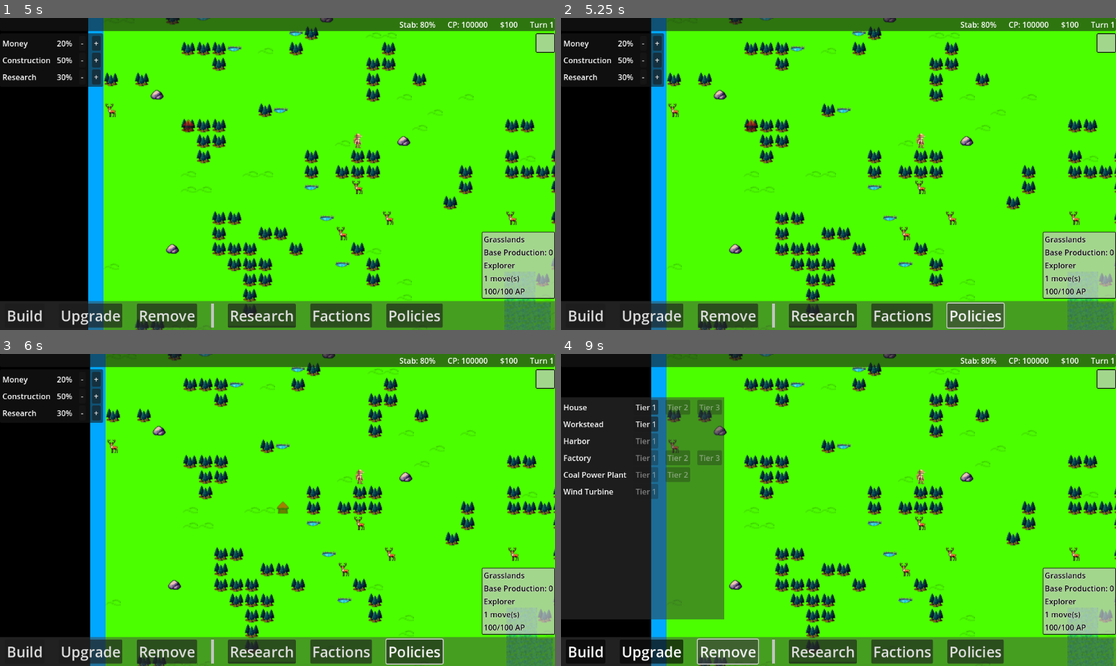
Above: before the commit, frames 1-4 (two rows, left to right).
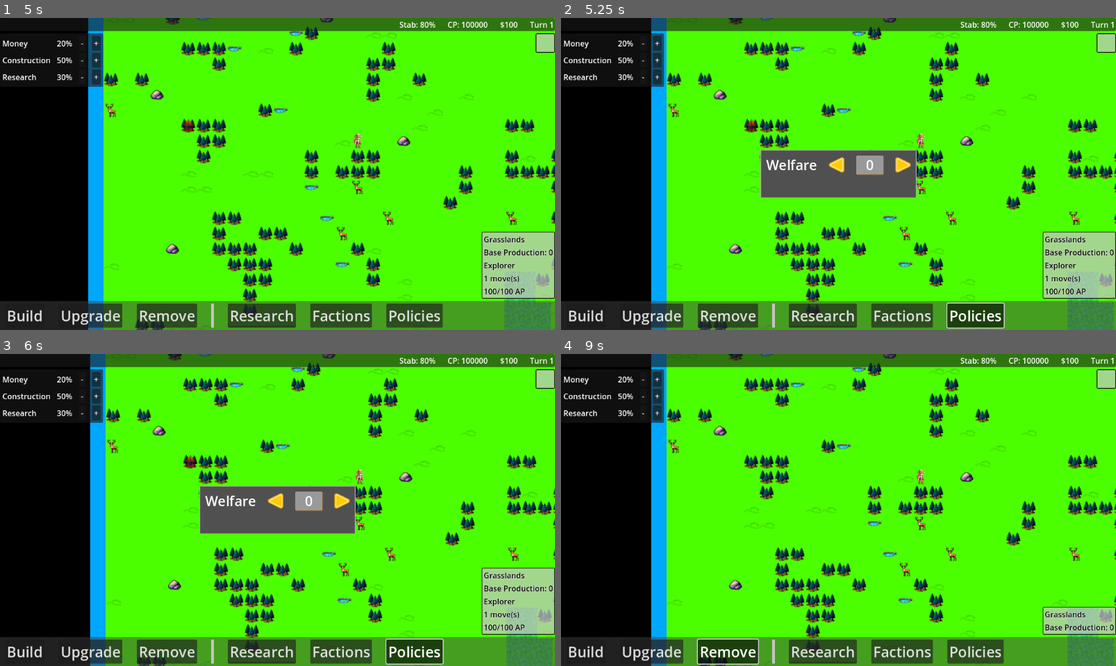
Above: after the commit, the same moments.

Repository: Griiimon/Tides-of-Industry
Game: Godot game, scene res://game.tscn
Same seed, same stepped clock (60 frames per second), same inputs: the game is played once before the commit and once after it.
Inputs (mouse positions are in pixels of both pictures, inside the frame that each line leads up to):
- Up to frame 1 (5 s): tap Enter (next_turn) at 0.5, 2.1 s; move the mouse to (399, 158) at 0.52 s; hold Right (ui_right) 0.53-1.28 s; tap B (build_mode) at 0.6 s; click (399, 158) at 0.67 s; move the mouse to (166, 189) at 1.27 s; hold Down (ui_down) 1.28-2.03 s; tap Space (end_unit_turn) at 1.35 s; click (166, 189) at 1.42 s; move the mouse to (333, 105) at 2.02 s; hold Right (ui_right) 2.03-2.78 s; click (333, 105) at 2.17 s; move the mouse to (249, 236) at 2.77 s; hold Up (ui_up) 2.78-3.53 s; tap Page Up (zoom_in) at 2.85 s; click (249, 236) at 2.92 s; move the mouse to (444, 220) at 3.52 s; hold Left (ui_left) from 3.53 s (still down); tap Page Down (zoom_out) at 3.6 s; click (444, 220) at 3.67 s; move the mouse to (111, 127) at 4.27 s; tap H at 4.35 s; click (111, 127) at 4.42 s
- Up to frame 2 (5.25 s): release Left (ui_left) at 5 s; click "Policies" at 5 s
- Up to frame 3 (6 s): click (277, 500) at 5.77 s
- Up to frame 4 (9 s): click (905, 500) at 6.52 s; click "Build" at 7.25 s; click "Upgrade" at 8 s; click "Remove" at 8.75 s

Frame 1 is identical in both runs. In frame 2, 4.9% of the frame differs, in the area x 35-80%, y 42-100%; in frame 3, 4.4%; in frame 4, 23%, in the area x 0-100%, y 4-100%.

Commit message:
updates

Diff:
--- /dev/null
+++ b/core/resources/empire/policies/base_policy.gd
@@ -0,0 +1,49 @@
+class_name BasePolicy
+extends NamedResource
+
+@export_storage var level: int= 0
+
+
+
+func get_explorer_bonus_los()-> int:
+	return 0
+
+
+func get_money_ratio_converted_to_stability()-> float:
+	return 0.0
+
+
+func get_research_event_chance()-> float:
+	return 0.0
+
+
+func get_research_speed_bonus()-> float:
+	return 0.0
+
+
+func get_religious_buildings_stability_bonus()-> float:
+	return 0.0
+
+
+func get_factory_productivity_bonus()-> float:
+	return 0.0
+
+
+func get_general_chance()-> float:
+	return 0.0
+
+
+func get_explorer_chance()-> float:
+	return 0.0
+
+
+func get_engineer_chance()-> float:
+	return 0.0
+
+
+func get_prophet_chance()-> float:
+	return 0.0
+
+
+func get_progression_points_bonus()-> float:
+	return 0.0
--- /dev/null
+++ b/core/resources/empire/policies/welfare_policy.gd
@@ -0,0 +1,7 @@
+class_name WelfarePolicy
+extends BasePolicy
+
+
+
+func get_money_ratio_converted_to_stability()-> float:
+	return level * 0.1
--- /dev/null
+++ b/core/ui/action_bar_button_group.tres
@@ -0,0 +1,4 @@
+[gd_resource type="ButtonGroup" format=3 uid="uid://bjdf754xu51fy"]
+
+[resource]
+allow_unpress = true
--- a/core/ui/action_bar_panel_container.gd
+++ b/core/ui/action_bar_panel_container.gd
@@ -7,10 +7,13 @@
 signal close_research_list
 signal upgrade
 signal cancel_upgrade
+signal open_policies
+signal close_policies
 
 @onready var build_button: Button = %"Build Button"
 @onready var research_button: Button = %"Research Button"
 @onready var research_progress_bar: ProgressBar = %"Research ProgressBar"
+@onready var policies_button: Button = %"Policies Button"
 
 
 
@@ -50,3 +53,10 @@
 		upgrade.emit()
 	else:
 		cancel_upgrade.emit()
+
+
+func _on_policies_button_toggled(toggled_on: bool) -> void:
+	if toggled_on:
+		open_policies.emit()
+	else:
+		close_policies.emit()
--- a/core/ui/action_bar_panel_container.tscn
+++ b/core/ui/action_bar_panel_container.tscn
@@ -1,6 +1,7 @@
-[gd_scene load_steps=5 format=3 uid="uid://iavwu0hw23ri"]
+[gd_scene load_steps=6 format=3 uid="uid://iavwu0hw23ri"]
 
 [ext_resource type="Script" path="res://core/ui/action_bar_panel_container.gd" id="1_qdcb5"]
+[ext_resource type="ButtonGroup" uid="uid://bjdf754xu51fy" path="res://core/ui/action_bar_button_group.tres" id="2_g2xsr"]
 
 [sub_resource type="StyleBoxFlat" id="StyleBoxFlat_vaqmo"]
 bg_color = Color(0.254902, 0.254902, 0.254902, 0.513726)
@@ -40,17 +41,21 @@
 layout_mode = 2
 theme_override_font_sizes/font_size = 30
 toggle_mode = true
+button_group = ExtResource("2_g2xsr")
 text = "Build"
 
 [node name="Upgrade Button" type="Button" parent="MarginContainer/HBoxContainer"]
 layout_mode = 2
 theme_override_font_sizes/font_size = 30
 toggle_mode = true
+button_group = ExtResource("2_g2xsr")
 text = "Upgrade"
 
 [node name="Remove Button" type="Button" parent="MarginContainer/HBoxContainer"]
 layout_mode = 2
 theme_override_font_sizes/font_size = 30
+toggle_mode = true
+button_group = ExtResource("2_g2xsr")
 text = "Remove"
 
 [node name="VSeparator" type="VSeparator" parent="MarginContainer/HBoxContainer"]
@@ -62,6 +67,7 @@
 layout_mode = 2
 theme_override_font_sizes/font_size = 30
 toggle_mode = true
+button_group = ExtResource("2_g2xsr")
 text = "Research"
 
 [node name="Research ProgressBar" type="ProgressBar" parent="MarginContainer/HBoxContainer/Research Button"]
@@ -81,13 +87,19 @@
 [node name="Factions Button" type="Button" parent="MarginContainer/HBoxContainer"]
 layout_mode = 2
 theme_override_font_sizes/font_size = 30
+toggle_mode = true
+button_group = ExtResource("2_g2xsr")
 text = "Factions"
 
 [node name="Policies Button" type="Button" parent="MarginContainer/HBoxContainer"]
+unique_name_in_owner = true
 layout_mode = 2
 theme_override_font_sizes/font_size = 30
+toggle_mode = true
+button_group = ExtResource("2_g2xsr")
 text = "Policies"
 
 [connection signal="toggled" from="MarginContainer/HBoxContainer/Build Button" to="." method="_on_build_button_toggled"]
 [connection signal="toggled" from="MarginContainer/HBoxContainer/Upgrade Button" to="." method="_on_upgrade_button_toggled"]
 [connection signal="toggled" from="MarginContainer/HBoxContainer/Research Button" to="." method="_on_research_button_toggled"]
+[connection signal="toggled" from="MarginContainer/HBoxContainer/Policies Button" to="." method="_on_policies_button_toggled"]
--- /dev/null
+++ b/core/ui/policies_popup.gd
@@ -0,0 +1,12 @@
+class_name PoliciesPopupPanel
+extends PopupPanel
+
+
+
+func open():
+	update()
+	popup()
+
+
+func update():
+	pass
--- /dev/null
+++ b/core/ui/policies_popup.tscn
@@ -0,0 +1,38 @@
+[gd_scene load_steps=5 format=3 uid="uid://ch32vsl0hx06k"]
+
+[ext_resource type="PackedScene" uid="uid://dhdw51mgjpr5t" path="res://core/ui/switch element/my_policy_switcher.tscn" id="1_2uf4x"]
+[ext_resource type="Script" path="res://core/ui/policies_popup.gd" id="1_6hitr"]
+[ext_resource type="Resource" uid="uid://d3rwicbd1kvpc" path="res://data/policies/welfare.tres" id="2_mc5ui"]
+
+[sub_resource type="StyleBoxFlat" id="StyleBoxFlat_5mvyj"]
+bg_color = Color(0.314316, 0.314316, 0.314316, 1)
+border_width_left = 2
+border_width_top = 2
+border_width_right = 2
+border_width_bottom = 2
+border_blend = true
+
+[node name="Policies Popup" type="PopupPanel"]
+initial_position = 2
+size = Vector2i(209, 100)
+visible = true
+always_on_top = true
+theme_override_styles/panel = SubResource("StyleBoxFlat_5mvyj")
+script = ExtResource("1_6hitr")
+
+[node name="MarginContainer" type="MarginContainer" parent="."]
+offset_left = 2.0
+offset_top = 2.0
+offset_right = 207.0
+offset_bottom = 98.0
+theme_override_constants/margin_left = 10
+theme_override_constants/margin_top = 10
+theme_override_constants/margin_right = 10
+theme_override_constants/margin_bottom = 10
+
+[node name="VBoxContainer" type="VBoxContainer" parent="MarginContainer"]
+layout_mode = 2
+
+[node name="My Policy Switcher" parent="MarginContainer/VBoxContainer" instance=ExtResource("1_2uf4x")]
+layout_mode = 2
+policy = ExtResource("2_mc5ui")
--- /dev/null
+++ b/core/ui/switch element/my_base_switcher.gd
@@ -0,0 +1,48 @@
+class_name MyBaseSwitcher
+extends HBoxContainer
+
+signal switched()
+
+@export var min_size: int= 100
+@export var wrap_around: bool= true
+
+@onready var label: Label = %Label
+@onready var prefix_label: Label = $"Prefix Label"
+
+var index: int
+
+
+
+func _ready() -> void:
+	label.custom_minimum_size.x= min_size
+	update_label.call_deferred()
+
+
+func _on_texture_button_pressed(delta: int) -> void:
+	if wrap_around:
+		index= wrapi(index + delta, 0, get_range())
+	else:
+		var prev_index: int= index
+		index= clampi(index + delta, 0, get_range())
+		if prev_index == index: return
+
+	switched.emit()
+	update_label()
+
+
+func update_label():
+	pass
+
+
+func _on_margin_container_gui_input(event: InputEvent) -> void:
+	if event is InputEventMouseButton:
+		if event.is_pressed() and not event.is_echo():
+			_on_texture_button_pressed(1)
+
+
+func go_back():
+	_on_texture_button_pressed(-1)
+
+
+func get_range()-> int:
+	return 0
--- /dev/null
+++ b/core/ui/switch element/my_base_switcher.tscn
@@ -0,0 +1,54 @@
+[gd_scene load_steps=5 format=3 uid="uid://dbxkt58r1d0sq"]
+
+[ext_resource type="Script" path="res://core/ui/switch element/my_base_switcher.gd" id="1_m38cd"]
+[ext_resource type="Texture2D" uid="uid://c0aof84jxrvcg" path="res://core/ui/switch element/arrow_basic_e.png" id="2_1eohm"]
+
+[sub_resource type="LabelSettings" id="LabelSettings_d1j60"]
+font_size = 28
+
+[sub_resource type="StyleBoxFlat" id="StyleBoxFlat_djhap"]
+content_margin_left = 20.0
+content_margin_right = 20.0
+corner_radius_top_left = 2
+corner_radius_top_right = 2
+corner_radius_bottom_right = 2
+corner_radius_bottom_left = 2
+shadow_color = Color(0.582956, 0.422306, 0.175519, 0.729412)
+shadow_size = 1
+shadow_offset = Vector2(1, 1)
+
+[node name="My Base Switcher" type="HBoxContainer"]
+theme_override_constants/separation = 14
+script = ExtResource("1_m38cd")
+
+[node name="Prefix Label" type="Label" parent="."]
+layout_mode = 2
+label_settings = SubResource("LabelSettings_d1j60")
+vertical_alignment = 1
+
+[node name="TextureButton Left" type="TextureButton" parent="."]
+layout_mode = 2
+size_flags_vertical = 4
+texture_normal = ExtResource("2_1eohm")
+flip_h = true
+
+[node name="MarginContainer" type="MarginContainer" parent="."]
+layout_mode = 2
+mouse_filter = 0
+
+[node name="Label" type="Label" parent="MarginContainer"]
+unique_name_in_owner = true
+layout_mode = 2
+mouse_filter = 1
+theme_override_styles/normal = SubResource("StyleBoxFlat_djhap")
+label_settings = SubResource("LabelSettings_d1j60")
+horizontal_alignment = 1
+
+[node name="TextureButton Right" type="TextureButton" parent="."]
+layout_mode = 2
+size_flags_vertical = 4
+texture_normal = ExtResource("2_1eohm")
+
+[connection signal="pressed" from="TextureButton Left" to="." method="_on_texture_button_pressed" binds= [-1]]
+[connection signal="gui_input" from="MarginContainer" to="." method="_on_margin_container_gui_input"]
+[connection signal="pressed" from="TextureButton Right" to="." method="_on_texture_button_pressed" binds= [1]]
--- /dev/null
+++ b/core/ui/switch element/my_number_switcher.gd
@@ -0,0 +1,19 @@
+class_name MyNumberSwitcher
+extends MyBaseSwitcher
+
+@export var title: String
+@export var number_range: Vector2i
+
+
+
+func _ready() -> void:
+	super()
+	prefix_label.text= title
+
+
+func update_label():
+	label.text= str(number_range.x + index)
+
+
+func get_range()-> int:
+	return number_range.y - number_range.x
--- /dev/null
+++ b/core/ui/switch element/my_number_switcher.tscn
@@ -0,0 +1,9 @@
+[gd_scene load_steps=3 format=3 uid="uid://b27arunfnga2d"]
+
+[ext_resource type="PackedScene" uid="uid://dbxkt58r1d0sq" path="res://core/ui/switch element/my_base_switcher.tscn" id="1_psksp"]
+[ext_resource type="Script" path="res://core/ui/switch element/my_number_switcher.gd" id="2_c2jpk"]
+
+[node name="My Number Switcher" instance=ExtResource("1_psksp")]
+script = ExtResource("2_c2jpk")
+title = ""
+number_range = Vector2i(0, 0)
--- /dev/null
+++ b/core/ui/switch element/my_option_switcher.gd
@@ -0,0 +1,22 @@
+class_name MyOptionSwitcher
+extends MyBaseSwitcher
+
+
+@export var options: Array[String]
+
+var highlight: int= -1
+
+
+
+func update_label():
+	super()
+	label.self_modulate= Color.YELLOW if index == highlight else Color.WHITE
+
+
+func set_highlight(highlight_index: int):
+	highlight= highlight_index
+	update_label()
+
+
+func get_range()-> int:
+	return options.size()
--- /dev/null
+++ b/core/ui/switch element/my_option_switcher.tscn
@@ -0,0 +1,8 @@
+[gd_scene load_steps=3 format=3 uid="uid://nj04vd0jdv36"]
+
+[ext_resource type="PackedScene" uid="uid://dbxkt58r1d0sq" path="res://core/ui/switch element/my_base_switcher.tscn" id="1_01e5k"]
+[ext_resource type="Script" path="res://core/ui/switch element/my_option_switcher.gd" id="2_7oboj"]
+
+[node name="My Option Switcher" instance=ExtResource("1_01e5k")]
+script = ExtResource("2_7oboj")
+options = Array[String]([])
--- /dev/null
+++ b/core/ui/switch element/my_policy_switcher.gd
@@ -0,0 +1,10 @@
+class_name MyPolicySwitcher
+extends MyNumberSwitcher
+
+@export var policy: BasePolicy
+
+
+
+func _ready() -> void:
+	title= policy.get_display_name()
+	super()
--- /dev/null
+++ b/core/ui/switch element/my_policy_switcher.tscn
@@ -0,0 +1,12 @@
+[gd_scene load_steps=3 format=3 uid="uid://dhdw51mgjpr5t"]
+
+[ext_resource type="PackedScene" uid="uid://b27arunfnga2d" path="res://core/ui/switch element/my_number_switcher.tscn" id="1_g65nn"]
+[ext_resource type="Script" path="res://core/ui/switch element/my_policy_switcher.gd" id="2_a2fgp"]
+
+[node name="My Policy Switcher" instance=ExtResource("1_g65nn")]
+theme_override_constants/separation = 25
+script = ExtResource("2_a2fgp")
+policy = null
+number_range = Vector2i(0, 9)
+min_size = 50
+wrap_around = false
--- a/core/ui/ui.gd
+++ b/core/ui/ui.gd
@@ -14,6 +14,8 @@
 @onready var building_list_container: BuildingListPanelContainer = $"Building List PanelContainer"
 @onready var research_popup: ResearchPopupPanel = $"Research Popup"
 @onready var production_yield_container: ProductionYieldPanelContainer = $"Production Yield PanelContainer"
+@onready var policies_popup: PoliciesPopupPanel = $"Policies Popup"
+
 
 @onready var tile_info_container: TileInfoPanelContainer = $"Tile Info PanelContainer"
 
@@ -29,6 +31,8 @@
 	action_bar_container.close_research_list.connect(research_popup.hide)
 	action_bar_container.upgrade.connect(on_upgrade)
 	action_bar_container.cancel_upgrade.connect(on_cancel_upgrade)
+	action_bar_container.open_policies.connect(policies_popup.open)
+	action_bar_container.close_policies.connect(policies_popup.hide)
 
 	building_list_container.selected.connect(on_build)
 
--- a/core/ui/ui.tscn
+++ b/core/ui/ui.tscn
@@ -9,6 +9,7 @@
 [ext_resource type="PackedScene" uid="uid://dch1agyv3d815" path="res://core/ui/production_yield_panel_container.tscn" id="6_xqd2v"]
 [ext_resource type="PackedScene" uid="uid://dd4s5vamnrms6" path="res://core/ui/research_popup.tscn" id="7_613m4"]
 [ext_resource type="PackedScene" uid="uid://bv0jtj0212heq" path="res://core/ui/building_info_panel_container.tscn" id="9_wu640"]
+[ext_resource type="PackedScene" uid="uid://ch32vsl0hx06k" path="res://core/ui/policies_popup.tscn" id="10_8ch8y"]
 
 [node name="UI" type="CanvasLayer"]
 script = ExtResource("1_rdvyd")
@@ -47,3 +48,6 @@
 grow_vertical = 0
 
 [node name="Building Info PanelContainer" parent="." instance=ExtResource("9_wu640")]
+
+[node name="Policies Popup" parent="." instance=ExtResource("10_8ch8y")]
+visible = false
--- a/data/buildings/coal_power_plant.tres
+++ b/data/buildings/coal_power_plant.tres
@@ -20,4 +20,5 @@
 population = null
 power = null
 research = null
+max_workers = Array[int]([])
 name = null
--- a/data/buildings/factory.tres
+++ b/data/buildings/factory.tres
@@ -47,4 +47,5 @@
 population = null
 power = null
 research = null
+max_workers = Array[int]([])
 name = null
--- a/data/buildings/harbor.tres
+++ b/data/buildings/harbor.tres
@@ -27,4 +27,5 @@
 population = null
 power = null
 research = null
+max_workers = Array[int]([])
 name = null
--- a/data/buildings/house.tres
+++ b/data/buildings/house.tres
@@ -38,4 +38,5 @@
 population = Array[int]([10, 25, 50])
 power = null
 research = null
+max_workers = Array[int]([])
 name = null
--- a/data/buildings/mine.tres
+++ b/data/buildings/mine.tres
@@ -27,4 +27,5 @@
 population = null
 power = null
 research = null
+max_workers = Array[int]([])
 name = null
--- a/data/buildings/wind_turbine.tres
+++ b/data/buildings/wind_turbine.tres
@@ -18,4 +18,5 @@
 population = null
 power = null
 research = null
+max_workers = Array[int]([])
 name = null
--- /dev/null
+++ b/data/policies/welfare.tres
@@ -0,0 +1,7 @@
+[gd_resource type="Resource" script_class="WelfarePolicy" load_steps=2 format=3 uid="uid://d3rwicbd1kvpc"]
+
+[ext_resource type="Script" path="res://core/resources/empire/policies/welfare_policy.gd" id="1_dul75"]
+
+[resource]
+script = ExtResource("1_dul75")
+level = 0
Not shown, changed: TODO.txt
Binary file added: core/ui/switch element/arrow_basic_e.png
Not shown, added: core/ui/switch element/arrow_basic_e.png.import
Not shown: 1 places in core/ui/ui.tscn that only renumber resources
